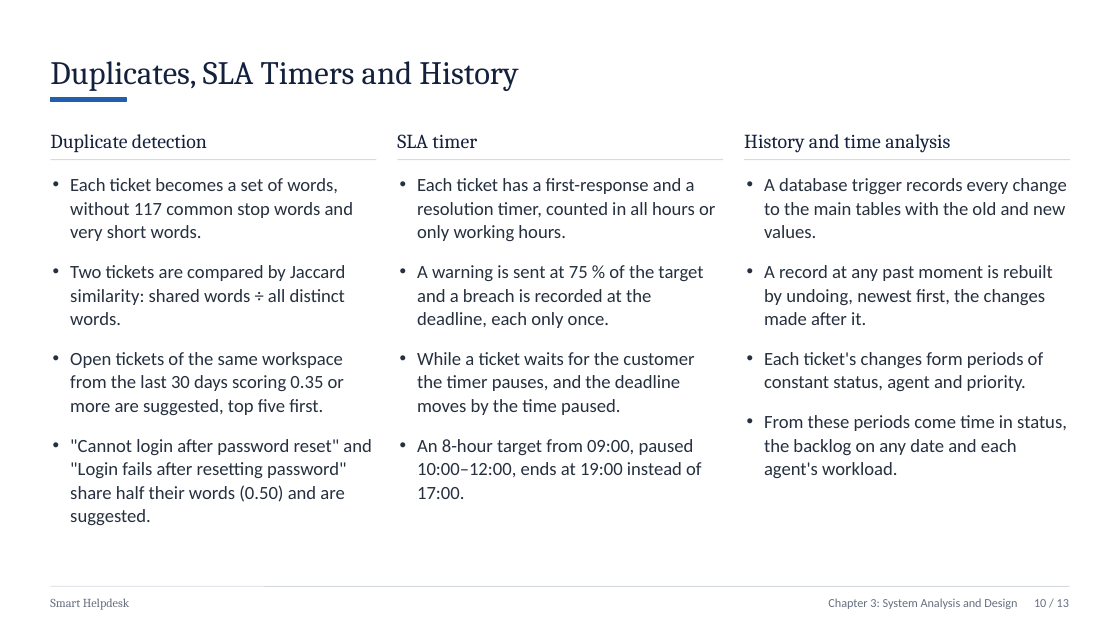
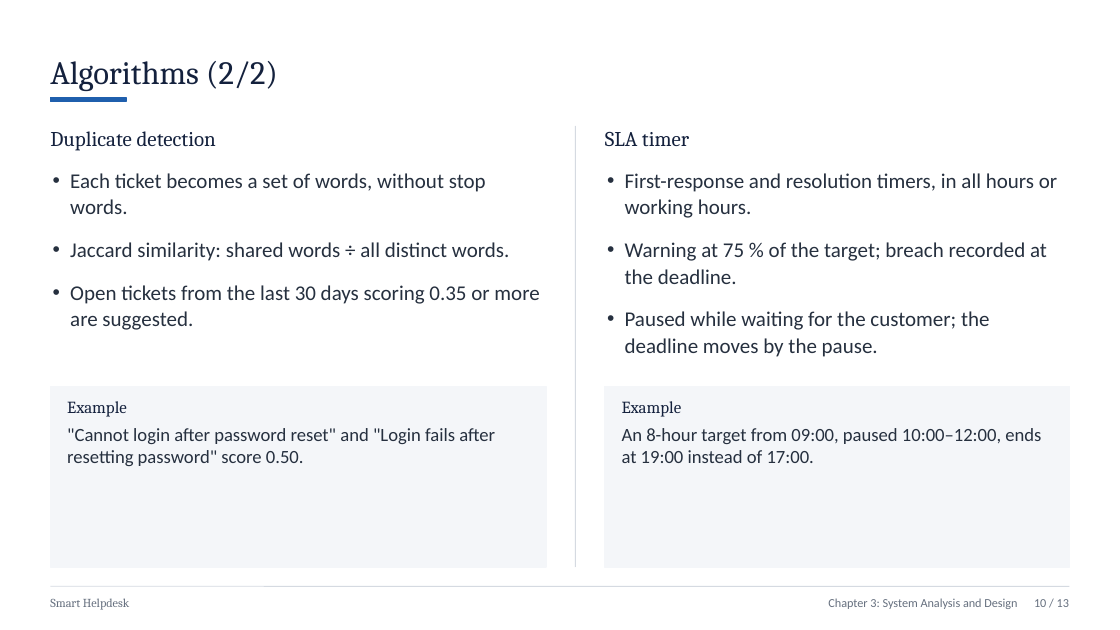
Before and after one commit to Sbh321/smart-helpdesk, a slide deck: slide 11 of college/report/Project-III-Presentation-Smart-Helpdesk.pptx. Drawn at 1120x630 pixels with LibreOffice and Linux fonts; fonts in the diff are those of the drawing. Boxes give left, top, right and bottom in pixels: in the first picture for what was removed or moved away, otherwise in the second. Text is boxed around its words. In the diff, an @@ line names an element or a change of style, - is before the commit and + after.

```diff
--- a/college/report/Project-III-Presentation-Smart-Helpdesk.pptx
+++ b/college/report/Project-III-Presentation-Smart-Helpdesk.pptx
@@ text at [50,61,278,91]: text changed @@
-Duplicates, SLA Timers and History
+Algorithms (2/2)
@@ text "Duplicate detection" at [50,131,216,151]: size 17 to 18 pt; vertical alignment bottom to middle @@
@@ line added from (576, 126) to (576, 567), #D5DAE1 0.75 pt @@
@@ text "SLA timer" at [605,131,689,146]: size 17 to 18 pt; vertical alignment bottom to middle @@
@@ text "SLA timer": place and size @@
-text "SLA timer" at [397,134,477,149]
+text "SLA timer" at [605,131,689,146]
@@ text removed at [744,134,950,153] @@
-History and time analysis
@@ line removed from (50, 160) to (376, 160) @@
@@ text at [70,173,539,330]: text changed; size 16 to 18 pt @@
-• Each ticket becomes a set of words, without 117 common stop words and very short words.
-• Two tickets are compared by Jaccard similarity: shared words ÷ all distinct words.
-• Open tickets of the same workspace from the last 30 days scoring 0.35 or more are suggested, top five first.
-• "Cannot login after password reset" and "Login fails after resetting password" share half their words (0.50) and are suggested.
+• Each ticket becomes a set of words, without stop words.
+• Jaccard similarity: shared words ÷ all distinct words.
+• Open tickets from the last 30 days scoring 0.35 or more are suggested.
@@ line removed from (397, 160) to (723, 160) @@
@@ text at [625,173,1057,357]: text changed; size 16 to 18 pt @@
-• Each ticket has a first-response and a resolution timer, counted in all hours or only working hours.
-• A warning is sent at 75 % of the target and a breach is recorded at the deadline, each only once.
-• While a ticket waits for the customer the timer pauses, and the deadline moves by the time paused.
-• An 8-hour target from 09:00, paused 10:00–12:00, ends at 19:00 instead of 17:00.
+• First-response and resolution timers, in all hours or working hours.
+• Warning at 75 % of the target; breach recorded at the deadline.
+• Paused while waiting for the customer; the deadline moves by the pause.
@@ line removed from (744, 160) to (1070, 160) @@
@@ text removed at [764,178,1067,478] @@
-• A database trigger records every change to the main tables with the old and new values.
-• A record at any past moment is rebuilt by undoing, newest first, the changes made after it.
-• Each ticket's changes form periods of constant status, agent and priority.
-• From these periods come time in status, the backlog on any date and each agent's workload.
@@ rectangle added at [50,386,546,567], fill #F4F6F9, outline #F4F6F9 1 pt @@
@@ rectangle added at [605,386,1070,567], fill #F4F6F9, outline #F4F6F9 1 pt @@
@@ text added at [67,401,495,466], 16 pt, text #26303F @@
+Example
+"Cannot login after password reset" and "Login fails after resetting password" score 0.50.
@@ text added at [622,401,1041,463], 16 pt, text #26303F @@
+Example
+An 8-hour target from 09:00, paused 10:00–12:00, ends at 19:00 instead of 17:00.
```
Also in this commit, not shown: 6 other slides changed, 40 other files.
